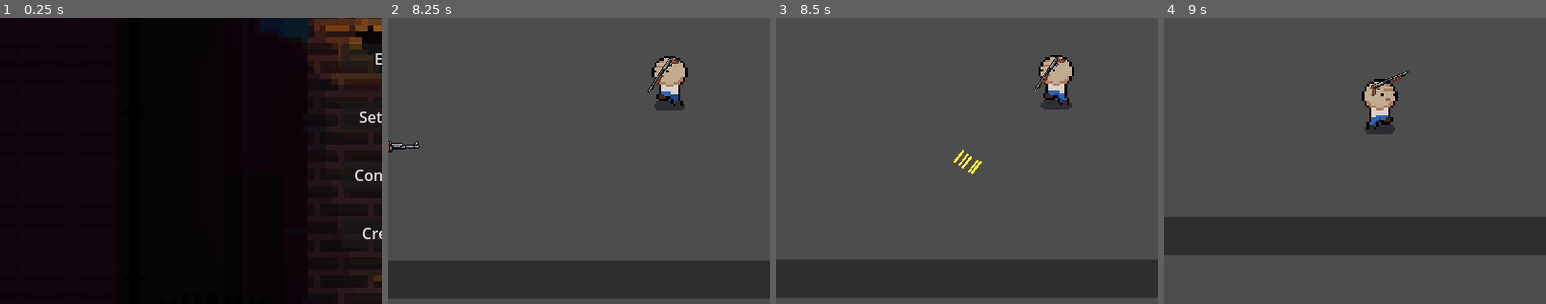
Above: before the commit, frames 1-4 (left to right).
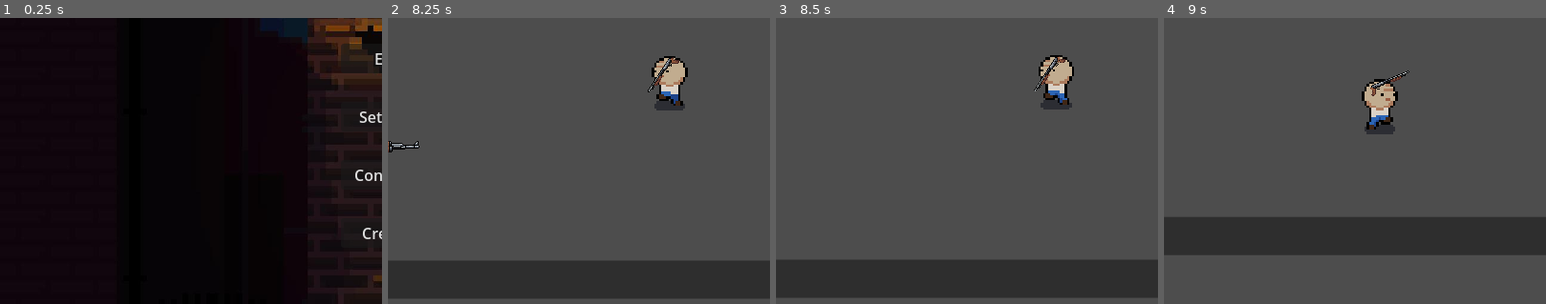
Above: after the commit, the same moments.

Repository: jgardiner1/2DRougeGame
Game: Godot game, scene res://Scenes/main.tscn
The game is run twice, just before and just after one commit, with the same random seed, the same clock (stepped at 60 frames per second) and the same inputs.
Inputs (mouse positions are % of the whole screen's width and height, from its top left):
- Up to frame 1 (0.25 s): no input
- Up to frame 2 (8.25 s): click "New" at 0.5 s; move the mouse to (72, 45) at 1.27 s; press the mouse at (72, 45) at 1.28 s; hold Right (ui_right) 1.28-2.03 s; move the mouse to (30, 55) at 2.02 s; release the mouse at (30, 55) at 2.03 s; hold Down (ui_down) 2.03-2.78 s; tap Q (drop) at 2.1, 7.35 s; click (30, 55) at 2.3 s; move the mouse to (60, 28) at 2.77 s; press the mouse at (60, 28) at 2.78 s; hold Right (ui_right) 2.78-3.53 s; tap E (pickup) at 2.85, 8.1 s; move the mouse to (45, 70) at 3.52 s; release the mouse at (45, 70) at 3.53 s; hold Up (ui_up) 3.53-4.28 s; tap Shift (run) at 3.6 s; click (45, 70) at 3.8 s; move the mouse to (80, 65) at 4.27 s; press the mouse at (80, 65) at 4.28 s; hold Left (ui_left) 4.28-5.78 s; move the mouse to (20, 35) at 5.02 s; release the mouse at (20, 35) at 5.03 s; tap F (throw) at 5.1 s; click (20, 35) at 5.3 s; move the mouse to (55, 50) at 5.77 s; hold Down (ui_down) 5.78-6.53 s; hold T 5.78-6.53 s; click (55, 50) at 6.05 s; move the mouse to (35, 25) at 6.52 s; hold Right (ui_right) 6.53-7.28 s; click (35, 25) at 6.6 s; move the mouse to (72, 45) at 7.27 s; press the mouse at (72, 45) at 7.28 s; hold Up (ui_up) 7.28-8.03 s; move the mouse to (30, 55) at 8.02 s; release the mouse at (30, 55) at 8.03 s; hold Right (ui_right) from 8.03 s (still down)
- Up to frame 3 (8.5 s): keep holding Right (ui_right); click (30, 55) at 8.3 s
- Up to frame 4 (9 s): move the mouse to (60, 28) at 8.77 s; release Right (ui_right) at 8.78 s; hold Down (ui_down) from 8.78 s (still down); hold Shift (run) from 8.78 s (still down)
The pictures show only the part of the screen within x 0-50%, y 32-82%; the shares and areas given below are measured in that part.

Frames 1-2 are identical in both runs. In frame 3, 0.2% of the frame differs, in the area x 46-54%, y 46-55%; in frame 4, nothing differs.

Commit message:
Fixed gun flip when player is looking to left or right of the screen. Fixed bullet not firing from muzzle position when gun is flipped.

Diff:
--- a/Game/Components/WeaponComponent.gd
+++ b/Game/Components/WeaponComponent.gd
@@ -32,11 +32,6 @@
 
 
 func shoot():
-	#var sprite = get_parent().get_node("ItemSprite")
-	#var tween = get_tree().create_tween()
-	#var sprite_rotation = sprite.get_rotation()
-	#tween.tween_property(sprite, "rotation", sprite_rotation - 5, 0.05)
-
 	if !firerate_timer.is_stopped() or !reload_timer.is_stopped() or cur_ammo == 0:
 		#print("Cant shoot so quick")
 		return
@@ -49,7 +44,6 @@
 	bullet_instance.position = global_position
 	# set bullet direction to wherever gun is facing
 	bullet_instance.velocity = global_transform.x
-	#bullet_instance.velocity += global_transform.y * randf_range(-bullet_spread, bullet_spread)
 	bullet_instance.velocity += global_transform.y * calc_recoil()
 
 	# set bullet speed
@@ -88,6 +82,7 @@
 		bullet_instance.rotation = (get_global_mouse_position() - bullet_instance.position).angle()
 		randomize()
 
+	cur_ammo -= 1
 	firerate_timer.start()
 
 func reload():
--- a/Game/Player/player.gd
+++ b/Game/Player/player.gd
@@ -99,21 +99,25 @@
 # Updates InHandItem direction and index
 func update_item_in_hand_direction_and_position() -> void:
 	var angle = calc_aim_rotation()
-
 	# set items in hand to correct rotation
 	hands.rotation = angle
 
+	# translate to degrees and save
+	angle = rad_to_deg(angle)
+
 	# calculate which way we're facing
-	var cur_dir = determine_face_direction(rad_to_deg(angle))
+	var cur_dir = determine_face_direction(angle)
 
 	# Gun index goes behind if the direction is looking back, otherwise it goes to top
 	hands.z_index = -1 if cur_dir == 0 else 1
 	# Sprite is horizontally flipped if direction is left
 	$AnimatedSprite2D.flip_h = true if cur_dir == 2 else false
 
+	# determines if player is looking to left or right of screen so we can flip gun accordingly
+	var flipped = true if angle < -90 and angle > -180 or angle > 90 and angle < 180 else false
 	# Flip sprites in hand if we're looking left
 	for item in hands.get_children():
-		item.get_node("ItemSprite").flip_v = true if cur_dir == 2 else false
+		item.global_scale = Vector2(1, -1) if flipped else Vector2(1, 1)
 
 # Executed when drop item button pressed. Nothing happens if players hand is empty
 func drop_item() -> void:
--- a/Game/Player/player.tscn
+++ b/Game/Player/player.tscn
@@ -479,6 +479,7 @@
 [node name="Player" type="CharacterBody2D"]
 light_mask = 2
 visibility_layer = 2
+position = Vector2(-1, 0)
 scale = Vector2(2.5, 2.5)
 script = ExtResource("1_2jt2l")
 
--- a/Game/Weapons/AK47/AK47.tscn
+++ b/Game/Weapons/AK47/AK47.tscn
@@ -5,7 +5,7 @@
 [ext_resource type="PackedScene" uid="uid://d11j4yow1aotd" path="res://Components/weapon_component.tscn" id="3_wqc1l"]
 
 [sub_resource type="RectangleShape2D" id="RectangleShape2D_pu0ik"]
-size = Vector2(98, 18)
+size = Vector2(98, 27.875)
 
 [sub_resource type="CircleShape2D" id="CircleShape2D_vd2v8"]
 radius = 52.0096
@@ -18,7 +18,6 @@
 weapon_component = NodePath("WeaponComponent")
 
 [node name="CollisionShape2D" type="CollisionShape2D" parent="."]
-position = Vector2(-2, -4)
 shape = SubResource("RectangleShape2D_pu0ik")
 
 [node name="ItemSprite" type="Sprite2D" parent="."]
@@ -30,8 +29,8 @@
 shape = SubResource("CircleShape2D_vd2v8")
 
 [node name="WeaponComponent" parent="." instance=ExtResource("3_wqc1l")]
-position = Vector2(49, -7)
-bullet_speed = 715.0
+position = Vector2(48, -7)
+bullet_speed = 1500.0
 magazine_size = 100
 ammo_reserve = 90
 reload_time = 3.0
--- a/Game/Weapons/Shotgun/Shotgun.tscn
+++ b/Game/Weapons/Shotgun/Shotgun.tscn
@@ -36,7 +36,7 @@
 [node name="WeaponComponent" parent="." instance=ExtResource("3_05wmj")]
 position = Vector2(36, -5)
 bullet_damage = 10.0
-bullet_speed = 500.0
+bullet_speed = 2000.0
 knockback_force = 10.0
 magazine_size = 10
 ammo_reserve = 30
